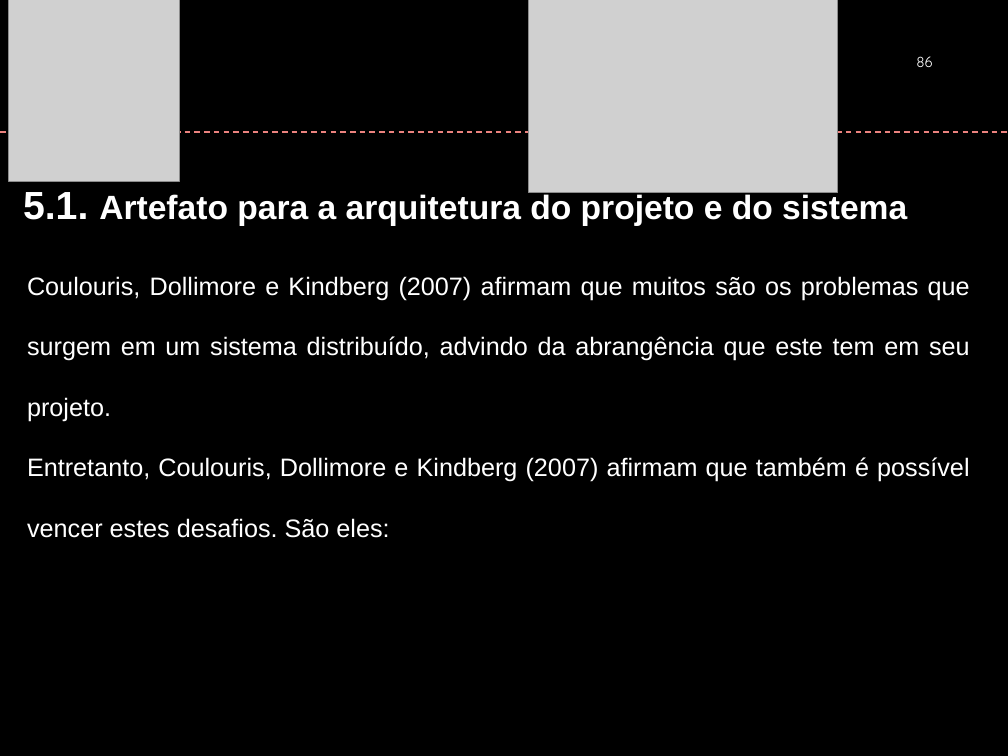
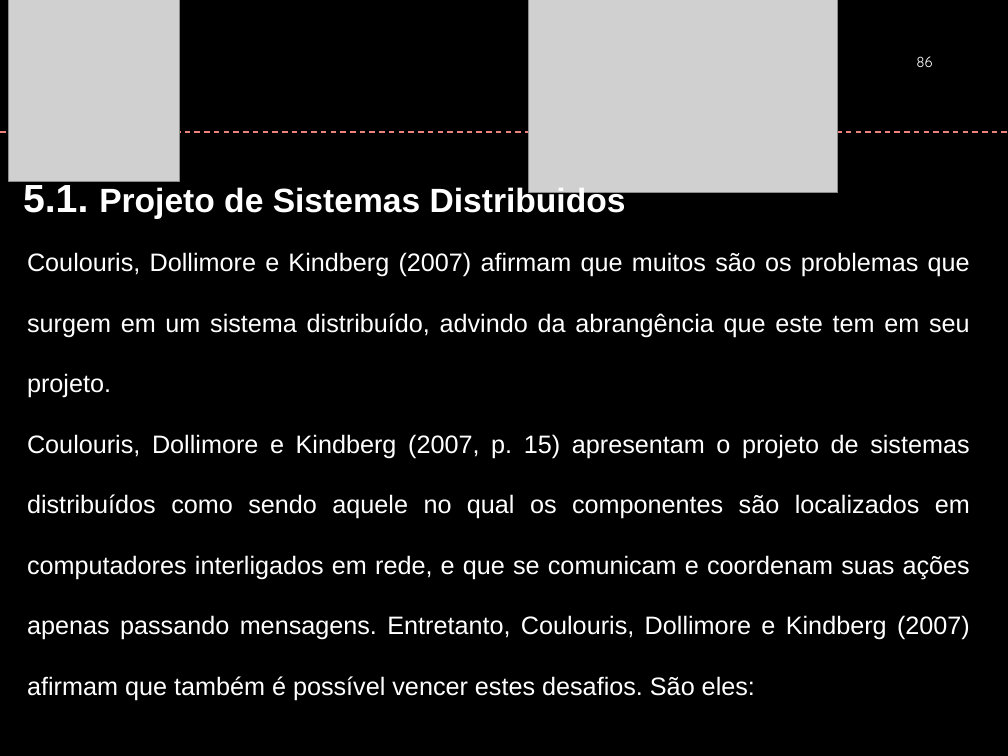
Before and after one commit to ezmart/Ezmart, a slide deck: slide 86 of EzMartGit/Documento/FAI_PFC_Apresentação_Agosto2018.pptx. Drawn at 1008x756 pixels with LibreOffice and Linux fonts; fonts in the diff are those of the drawing; grey boxes stand for pictures; background and template pictures are left out. Boxes give left, top, right and bottom in pixels: in the first picture for what was removed or moved away, otherwise in the second. Text is boxed around its words. In the diff, an @@ line names an element or a change of style, - is before the commit and + after.

```diff
--- a/EzMartGit/Documento/FAI_PFC_Apresentação_Agosto2018.pptx
+++ b/EzMartGit/Documento/FAI_PFC_Apresentação_Agosto2018.pptx
@@ text at bbox=[23, 181, 626, 219]: text changed @@
-5.1. Artefato para a arquitetura do projeto e do sistema
+5.1. Projeto de Sistemas Distribuidos
@@ text "Coulouris, Dollimore e Kindberg (2007) ...": place and size @@
-text "Coulouris, Dollimore e Kindberg (2007) ..." at bbox=[27, 276, 970, 538]
+text "Coulouris, Dollimore e Kindberg (2007) ..." at bbox=[27, 252, 970, 700]
@@ text at bbox=[27, 434, 970, 700]: text changed @@
-Entretanto, Coulouris, Dollimore e Kindberg (2007) afirmam que também é possível vencer estes desafios. São eles:
+Coulouris, Dollimore e Kindberg (2007, p. 15) apresentam o projeto de sistemas distribuídos como sendo aquele no qual os componentes são localizados em computadores interligados em rede, e que se comunicam e coordenam suas ações apenas passando mensagens. Entretanto, Coulouris, Dollimore e Kindberg (2007) afirmam que também é possível vencer estes desafios. São eles:
```
Also in this commit, not shown: 10 other slides changed.
